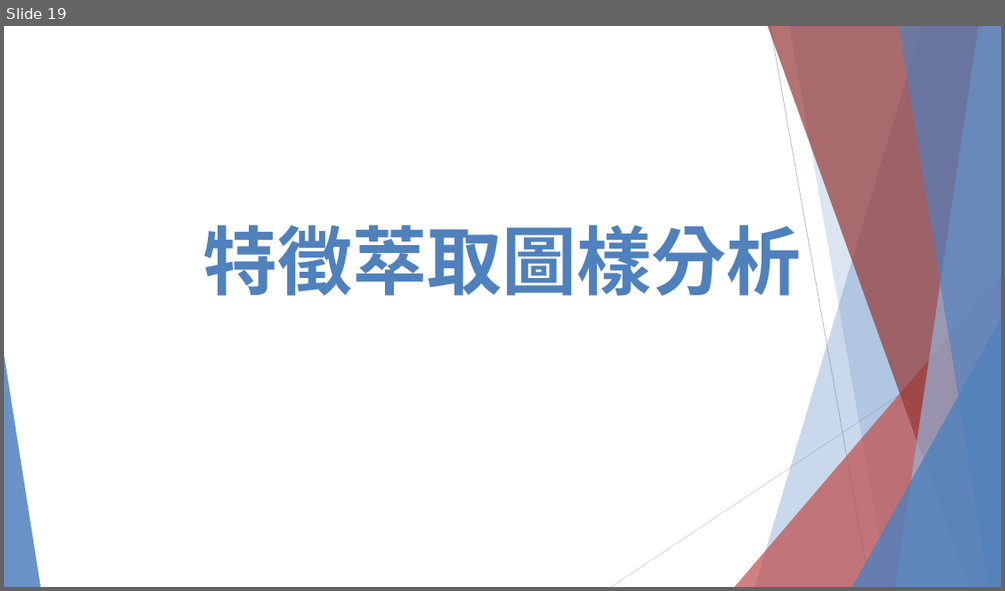
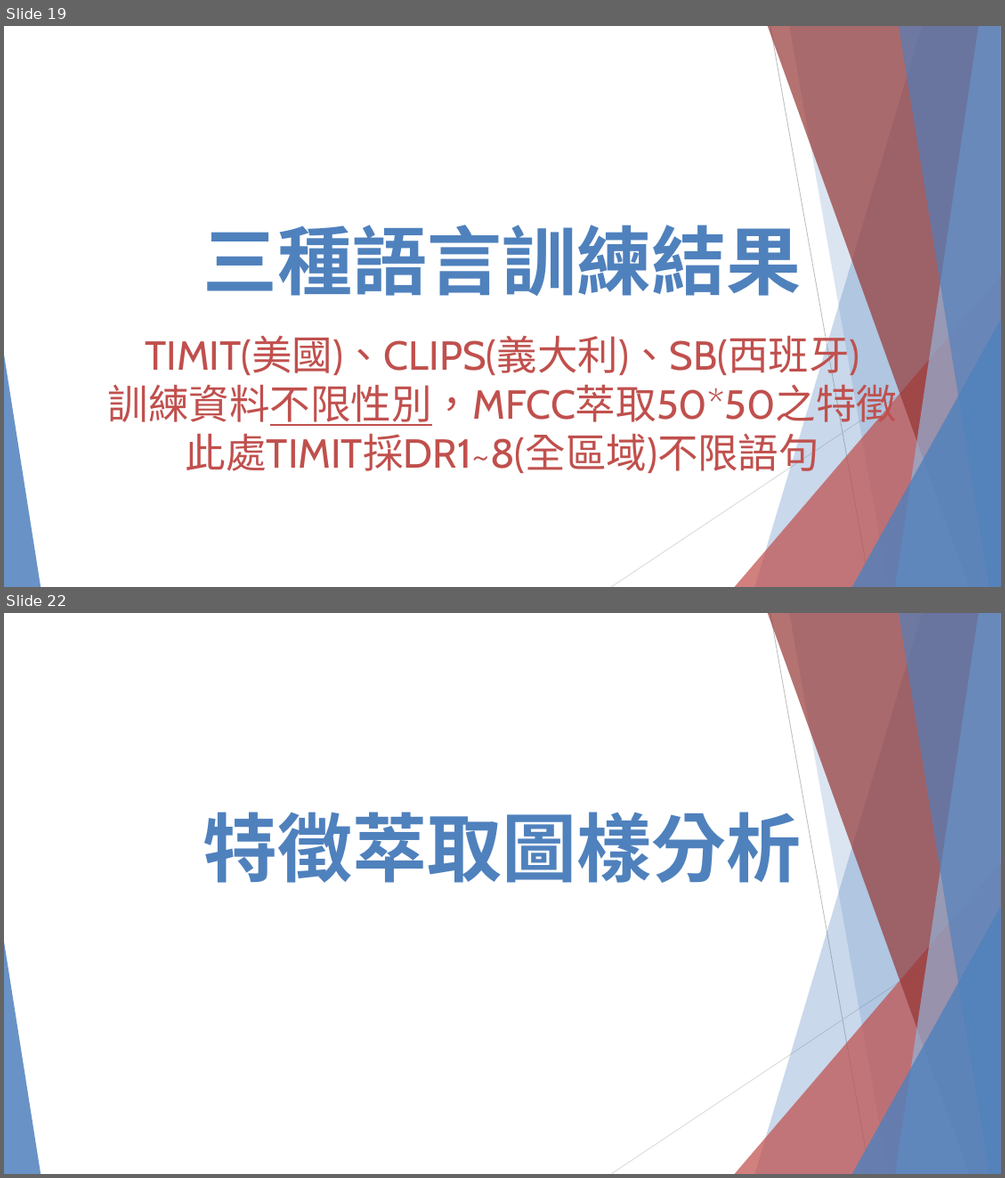
Before and after one commit to chwen529/data, a slide deck: 2023-11-15.pptx. Shown one above the other, each under a label of ours: slide 19 before the commit, slides 19 and 22 after it; the slides between them are not shown. The pictures are 1005x591 and 1005x1178 pixels, drawn with LibreOffice and Linux fonts; fonts in the diff are those of the drawing; background and template pictures are left out. Boxes give left, top, right and bottom in pixels: in the first picture for what was removed or moved away, otherwise in the second. Text is boxed around its words. In the diff, an @@ line names an element or a change of style, - is before the commit and + after.

```diff
--- a/2023-11-15.pptx
+++ b/2023-11-15.pptx
@@ slide 19 added at [4, 26, 1001, 587], background picture (left out); not listed: 10 template elements that a slide beside it also shows @@
@@ title added at [203, 224, 801, 296], 72 pt, text #4F81BD, bold @@
+三種語言訓練結果
@@ text added at [108, 336, 897, 477], 39 pt, text #C0504D @@
+TIMIT(美國)、CLIPS(義大利)、SB(西班牙)
+訓練資料不限性別，MFCC萃取50*50之特徵
+此處TIMIT採DR1~8(全區域)不限語句
@@ what was slide 19 is now slide 22 @@
```
Also in this commit, not shown: 2 other slides added.
